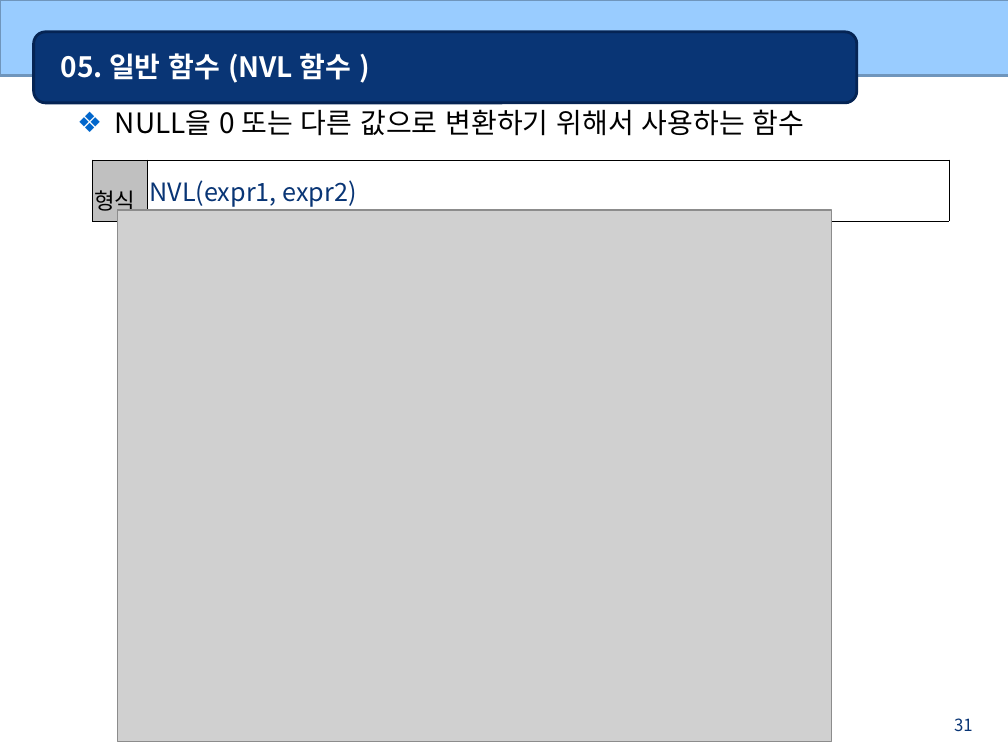
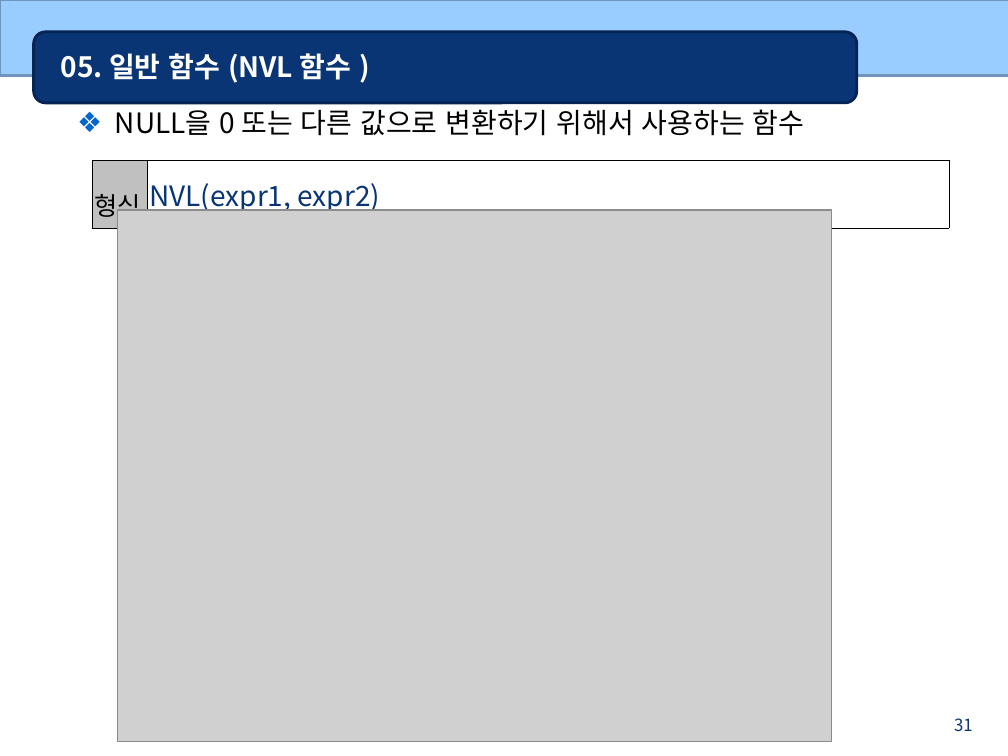
Before and after one commit to bcchoi518/Gukbi, a slide deck: slide 31 of 6_Oracle(DB)/oracle_ppt/04 다양한 함수.ppt. Drawn at 1008x756 pixels with LibreOffice and Linux fonts; fonts in the diff are those of the drawing; grey boxes stand for pictures. Boxes give left, top, right and bottom in pixels: in the first picture for what was removed or moved away, otherwise in the second. Text is boxed around its words. In the diff, an @@ line names an element or a change of style, - is before the commit and + after.

```diff
--- a/6_Oracle(DB)/oracle_ppt/04 다양한 함수.ppt
+++ b/6_Oracle(DB)/oracle_ppt/04 다양한 함수.ppt
@@ table at [93, 159, 950, 226] @@
@@ size 16 to 18 pt in "형식" @@
@@ size 18 to 20 pt in "NVL(expr1, expr2)" @@
```
Also in this commit, not shown: 17 other slides changed, 43 other files.
